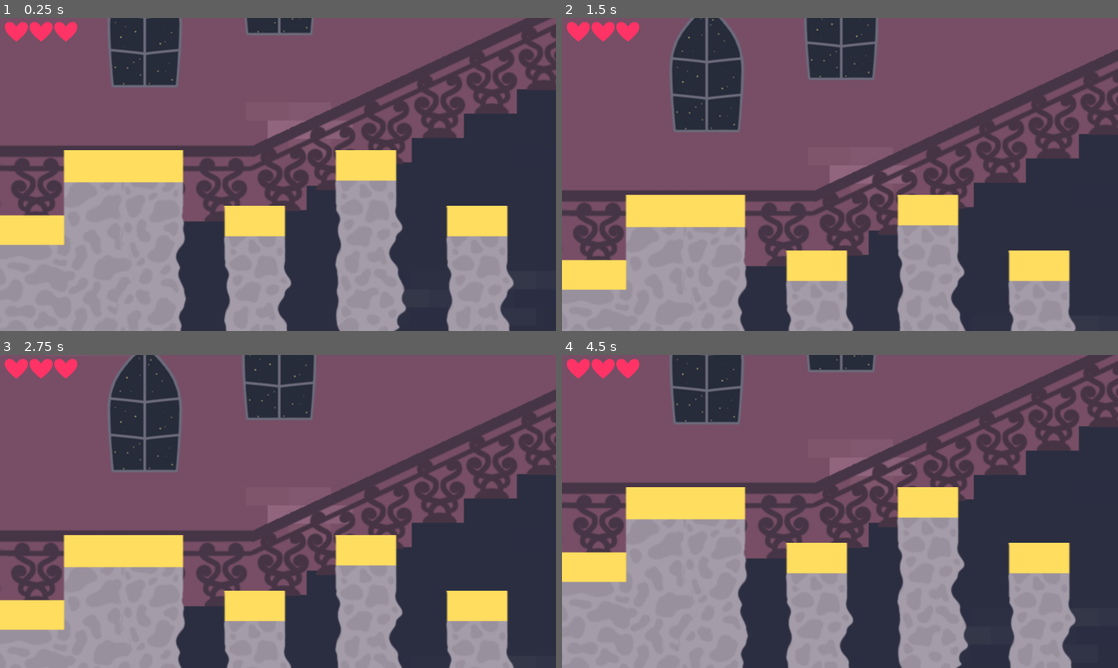
Above: before the commit, frames 1-4 (two rows, left to right).
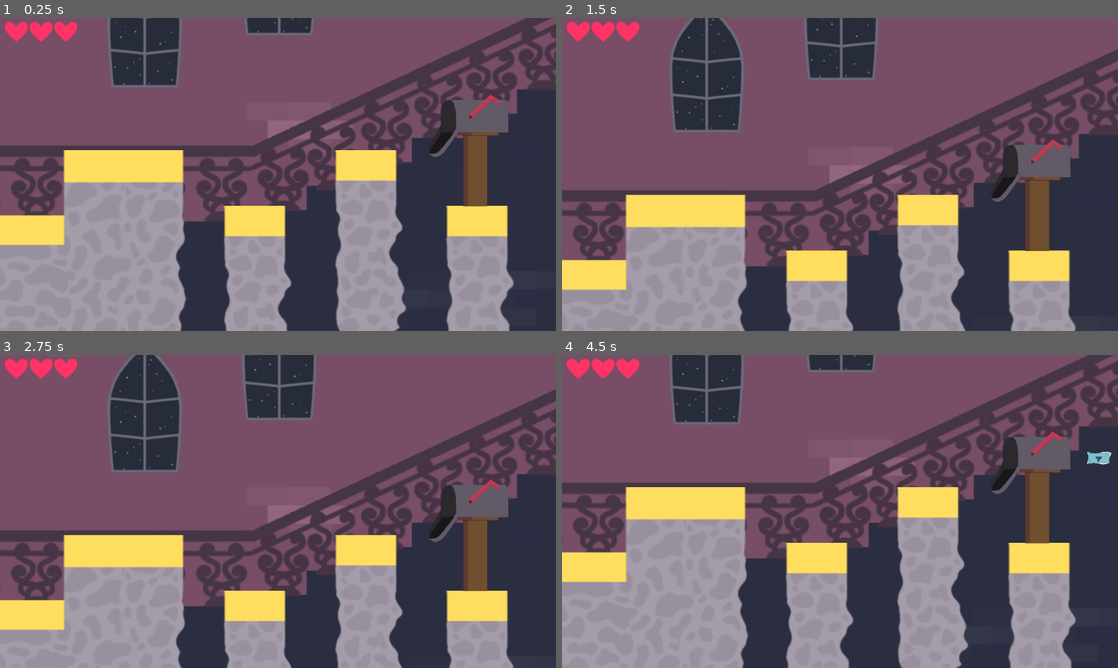
Above: after the commit, the same moments.

Repository: santyarellano/Shattered
Game: Godot game, scene res://Niveles/lvl3.tscn
Same seed, same stepped clock (60 frames per second), same inputs: the game is played once before the commit and once after it. This scene is started directly instead of the project's main scene.
Inputs:
- Up to frame 1 (0.25 s): no input
- Up to frame 2 (1.5 s): tap Enter at 0.5 s; hold Right (ui_right) from 0.53 s (still down); tap Space (ui_select) at 0.77 s
- Up to frame 3 (2.75 s): tap Space (ui_select) at 1.52 s; release Right (ui_right) at 2.03 s; hold Left (ui_left) from 2.03 s (still down)
- Up to frame 4 (4.5 s): release Left (ui_left) at 2.78 s; hold Right (ui_right) 2.78-4.28 s; tap Space (ui_select) at 3.02, 3.77 s; hold Left (ui_left) from 4.28 s (still down)

The runs differ from the first frame. In frame 1, 2.3% of the frame differs, in the area x 77-92%, y 24-61%; in frame 2, 2.3%; in frame 3, 2.3%; in frame 4, 2.5%, in the area x 77-99%, y 24-61%.

Commit message:
nivel 3 principio

Diff:
--- a/Niveles/lvl3.tscn
+++ b/Niveles/lvl3.tscn
@@ -1,9 +1,14 @@
-[gd_scene load_steps=5 format=2]
+[gd_scene load_steps=10 format=2]
 
 [ext_resource path="res://Niveles/map3/mapa3.tscn" type="PackedScene" id=1]
 [ext_resource path="res://Obj/Player/Player.tscn" type="PackedScene" id=2]
 [ext_resource path="res://Img/nivel 3 bkgnd/nivel3.png" type="Texture" id=3]
 [ext_resource path="res://Obj/Player/PlayerSpawn.tscn" type="PackedScene" id=4]
+[ext_resource path="res://Obj/Hazards/Mailbox.tscn" type="PackedScene" id=5]
+[ext_resource path="res://Obj/Hazards/BurningPhotos.tscn" type="PackedScene" id=6]
+[ext_resource path="res://Obj/Hazards/Messages.tscn" type="PackedScene" id=7]
+[ext_resource path="res://Obj/Hazards/Hand/Hand.tscn" type="PackedScene" id=8]
+[ext_resource path="res://Obj/Hazards/Gift.tscn" type="PackedScene" id=9]
 
 [node name="Level_with_lights" type="Node"]
 
@@ -60,3 +65,41 @@
 tile_data = PoolIntArray( 327725, 12, 0, 327727, 12, 0, 393259, 12, 0, 393265, 7, 0, 458783, 2, 0, 458793, 12, 0, 45884 …(472 unchanged characters)…
 
 [node name="PlayerSpawn" parent="." instance=ExtResource( 4 )]
+
+[node name="Mailbox" parent="." instance=ExtResource( 5 )]
+position = Vector2( 539.15, 511.803 )
+
+[node name="Mailbox2" parent="." instance=ExtResource( 5 )]
+position = Vector2( 2529.42, 445.876 )
+
+[node name="Hand" parent="." instance=ExtResource( 8 )]
+position = Vector2( 2061.1, 201.153 )
+
+[node name="Gift" parent="." instance=ExtResource( 9 )]
+position = Vector2( 1443.9, 556.498 )
+
+[node name="Gift2" parent="." instance=ExtResource( 9 )]
+position = Vector2( 1576.64, 556.498 )
+
+[node name="BurningPhotos" parent="." instance=ExtResource( 6 )]
+position = Vector2( 3394.5, 415.932 )
+scale = Vector2( 0.456076, 0.318422 )
+
+[node name="BurningPhotos2" parent="." instance=ExtResource( 6 )]
+position = Vector2( 3929.91, 695.425 )
+scale = Vector2( 0.456076, 0.318422 )
+
+[node name="BurningPhotos3" parent="." instance=ExtResource( 6 )]
+position = Vector2( 5104.57, 628.077 )
+scale = Vector2( 0.243366, 0.198921 )
+
+[node name="Messages" parent="." instance=ExtResource( 7 )]
+position = Vector2( 4278.41, 266.946 )
+scale = Vector2( 0.243366, 0.198921 )
+
+[node name="Messages3" parent="." instance=ExtResource( 7 )]
+position = Vector2( 4278.41, 266.946 )
+scale = Vector2( 0.243366, 0.198921 )
+
+[node name="Messages2" parent="." instance=ExtResource( 7 )]
+position = Vector2( 4064.8, 342.782 )
